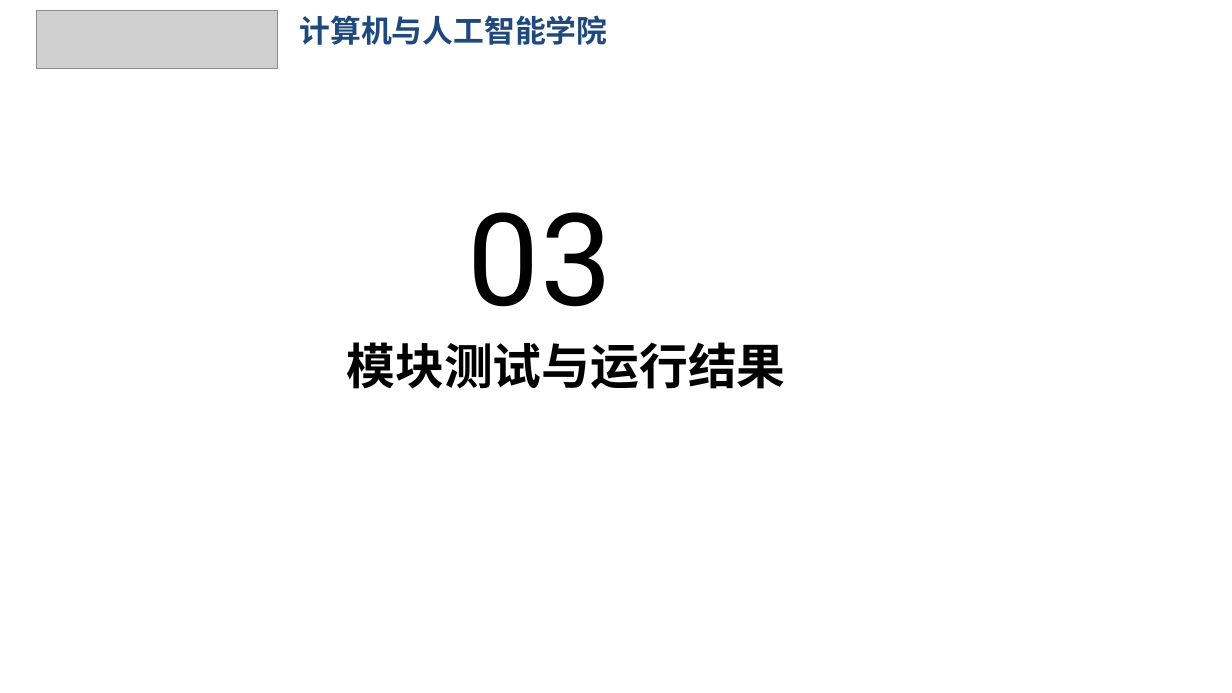
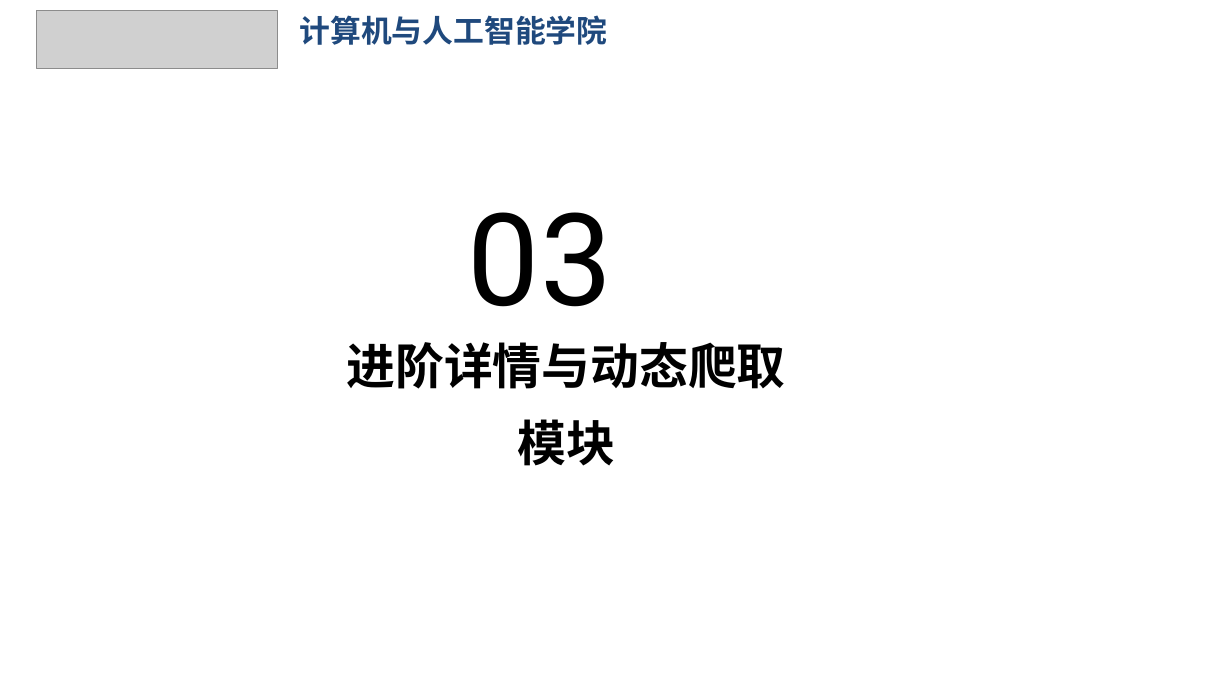
Before and after one commit to ty131421/spider_project, a slide deck: slide 11 of 豆瓣爬虫.pptx (slide 7 before the commit). Drawn at 1232x693 pixels with LibreOffice and Linux fonts; fonts in the diff are those of the drawing; grey boxes stand for pictures; background and template pictures are left out. Boxes give left, top, right and bottom in pixels: in the first picture for what was removed or moved away, otherwise in the second. Text is boxed around its words. In the diff, an @@ line names an element or a change of style, - is before the commit and + after.

Commit message:
完成项目概述、基础爬取模块、进阶详情与动态爬取模块、数据存储方案（前半部分）的ppt内容

```diff
--- a/豆瓣爬虫.pptx
+++ b/豆瓣爬虫.pptx
@@ text at <box>347,342,786,466</box>: text changed @@
-模块测试与运行结果
+进阶详情与动态爬取模块
```
Also in this commit, not shown: 7 other slides changed, 9 slides added, 1 slide removed.
